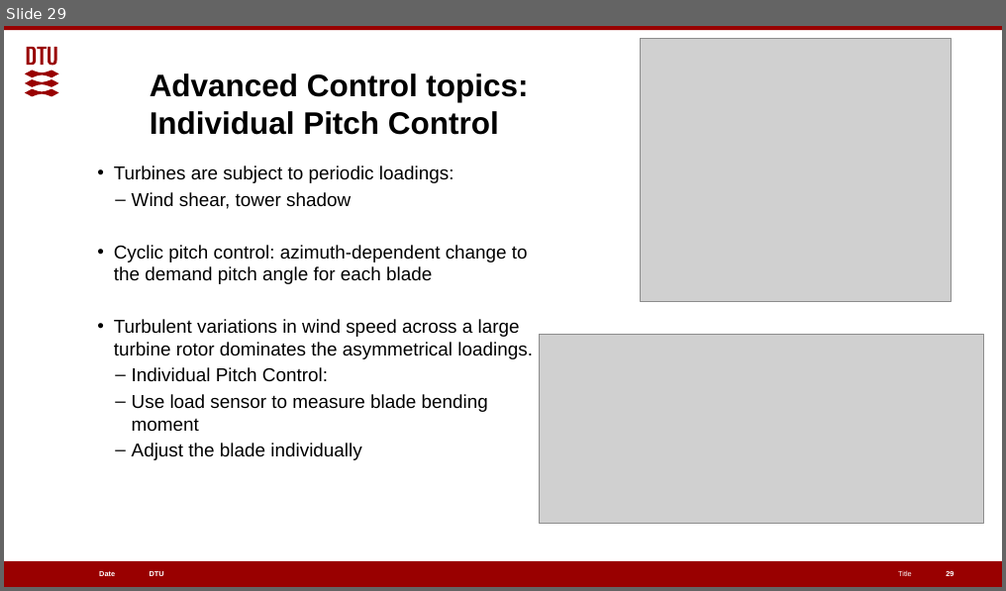
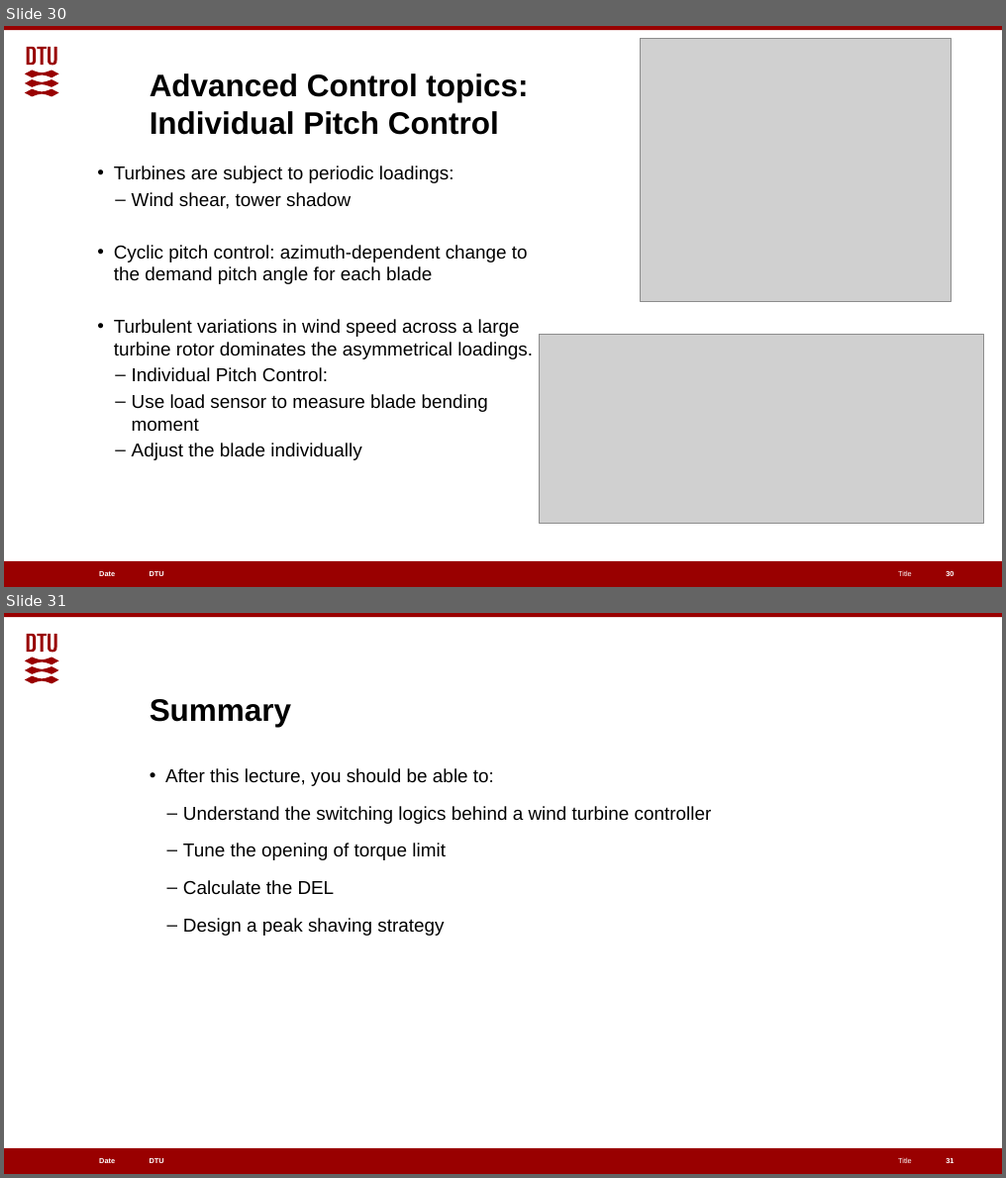
Before and after one commit to alanliowh/Control_Online_Course, a slide deck: teaching materials/Day 3/Day3_Part1.pptx. Shown one above the other, each under a label of ours: slide 29 before the commit, slides 30 and 31 after it. The pictures are 1006x591 and 1006x1178 pixels, drawn with LibreOffice and Linux fonts; fonts in the diff are those of the drawing; grey boxes stand for pictures. Boxes give left, top, right and bottom in pixels: in the first picture for what was removed or moved away, otherwise in the second. Text is boxed around its words. In the diff, an @@ line names an element or a change of style, - is before the commit and + after.

Commit message:
updated

```diff
--- a/teaching materials/Day 3/Day3_Part1.pptx
+++ b/teaching materials/Day 3/Day3_Part1.pptx
@@ slide 31 added at [4, 613, 1002, 1174], background #FFFFFF; not listed: 6 template elements that a slide beside it also shows @@
@@ title added at [150, 699, 291, 727], 30 pt, text #000000, bold @@
+Summary
@@ text added at [165, 768, 712, 936], 18 pt, text #000000 @@
+• After this lecture, you should be able to:
+  – Understand the switching logics behind a wind turbine controller
+  – Tune the opening of torque limit
+  – Calculate the DEL
+  – Design a peak shaving strategy
@@ page number added at [945, 1158, 953, 1163], 7 pt, text #FFFFFF, bold @@
+31
@@ what was slide 29 is now slide 30 @@
@@ page number at [945, 571, 953, 576]: text changed @@
-29
+30
```
Also in this commit, not shown: 2 slides changed, 1 other slide added.
